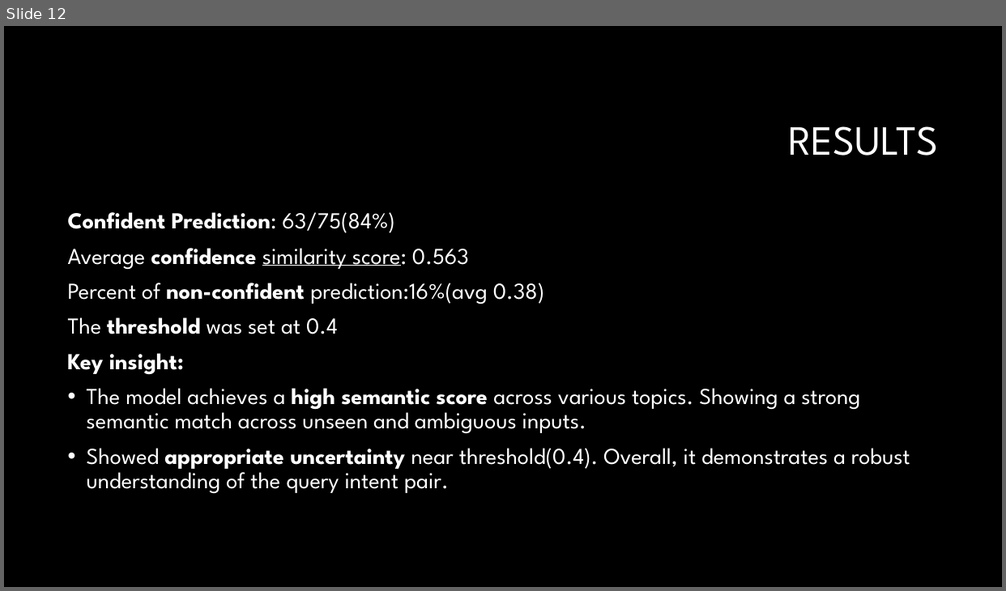
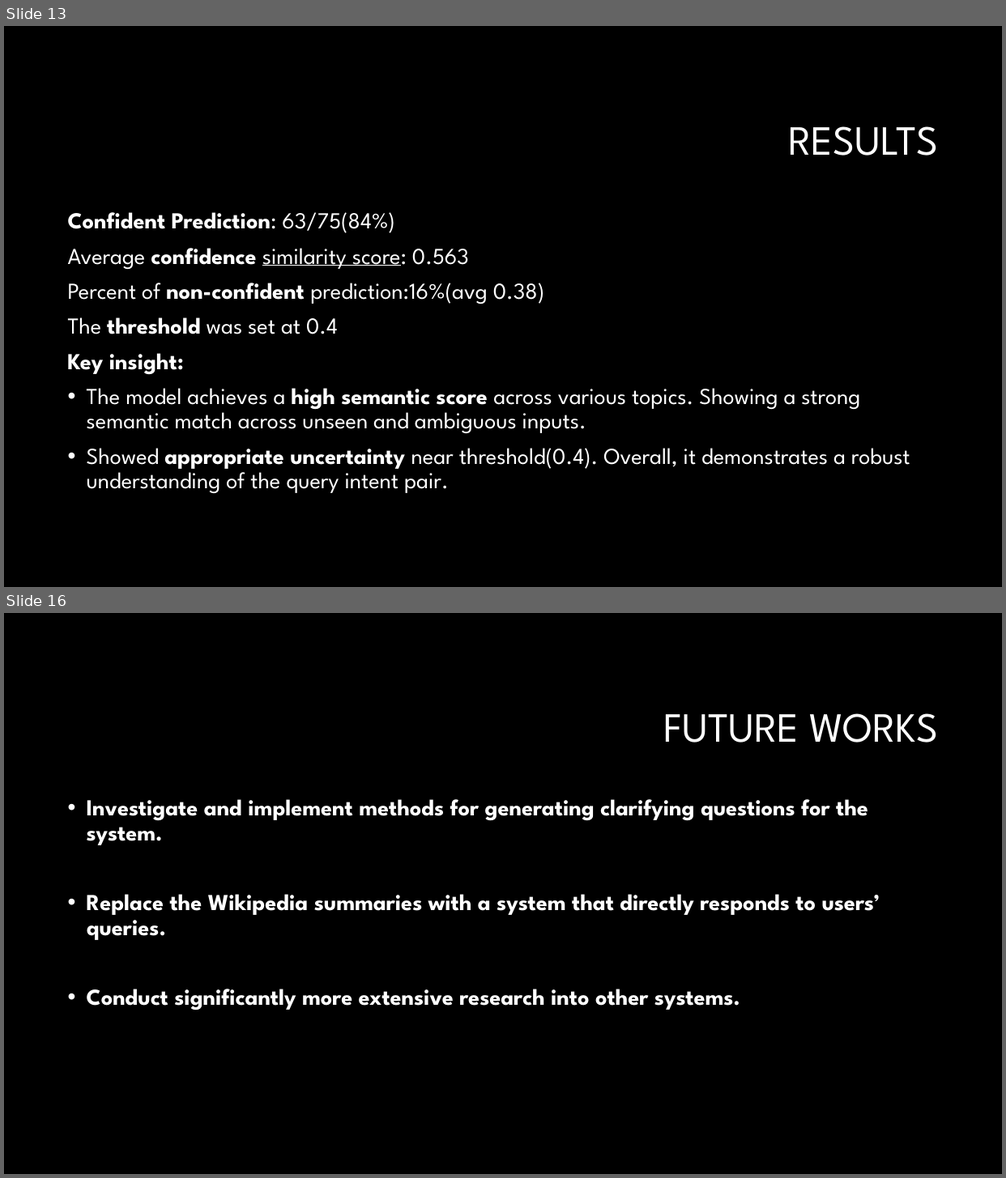
Before and after one commit to Crimson-Scot96/Conversational-AI, a slide deck: set10120_cw2_presentation.pptx. Shown one above the other, each under a label of ours: slide 12 before the commit, slides 13 and 16 after it; the slides between them are not shown. The pictures are 1006x591 and 1006x1178 pixels, drawn with LibreOffice and Linux fonts; fonts in the diff are those of the drawing; background and template pictures are left out. Boxes give left, top, right and bottom in pixels: in the first picture for what was removed or moved away, otherwise in the second. Text is boxed around its words. In the diff, an @@ line names an element or a change of style, - is before the commit and + after.

```diff
--- a/set10120_cw2_presentation.pptx
+++ b/set10120_cw2_presentation.pptx
@@ slide 16 added at [4,613,1002,1174], background #000000 @@
@@ title added at [664,713,938,743], 40 pt, text #FFFFFF @@
+FUTURE WORKS
@@ text added at [87,799,880,1010], 22 pt, text #FFFFFF, bold @@
+• Investigate and implement methods for generating clarifying questions for the system.
+• Replace the Wikipedia summaries with a system that directly responds to users’ queries.
+• Conduct significantly more extensive research into other systems.
@@ what was slide 12 is now slide 13 @@
```
Also in this commit, not shown: 10 slides changed, 2 other slides added, 2 slides removed.
